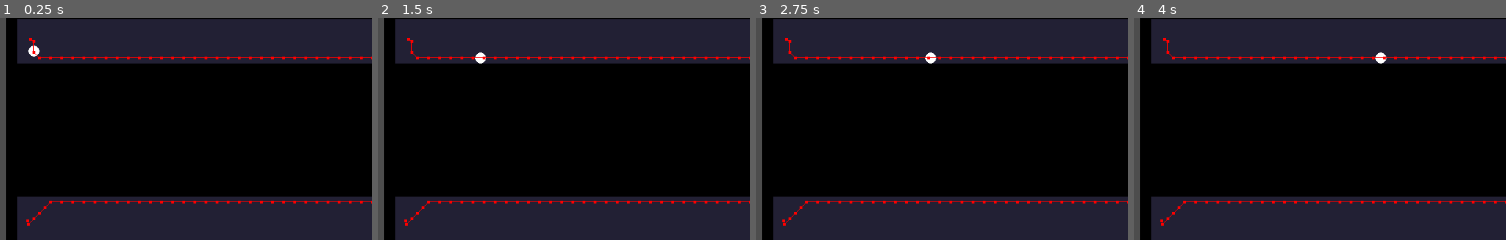
Above: before the commit, frames 1-4 (left to right).
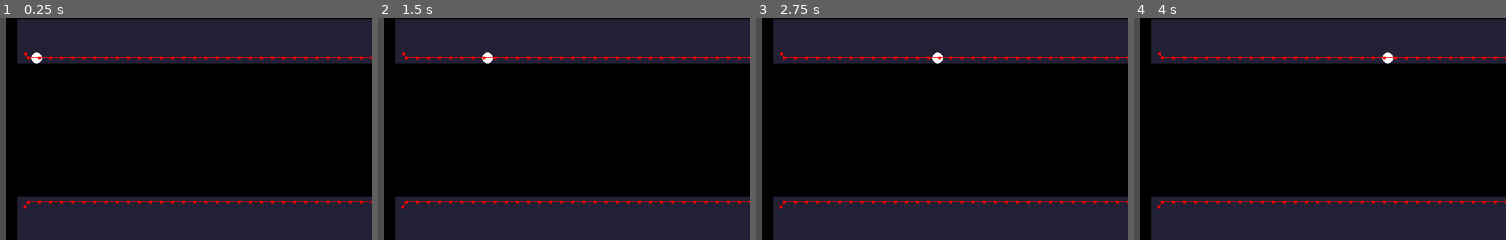
Above: after the commit, the same moments.

Repository: k1ng606/ProjectTd
Game: Godot game, scene res://scenes/level.tscn
Two runs of this game, one before a commit and one after it. Both use one fixed random seed, a clock stepped at 60 frames per second and the inputs below.
Inputs:
- Up to frame 1 (0.25 s): no input
- Up to frame 2 (1.5 s): no input
- Up to frame 3 (2.75 s): no input
- Up to frame 4 (4 s): no input
The pictures show only the part of the screen within x 0-50%, y 34-84%; the shares and areas given below are measured in that part.

The runs differ from the first frame. In frame 1, 0.4% of the frame differs, in the area x 6-14%, y 9-94%; in frame 2, 0.4%, in the area x 6-31%, y 9-94%; in frame 3, 0.4%; in frame 4, 0.4%.

Commit message:
adding enemy spawn mechanics(WIP)

Diff:
--- a/scenes/enemy.gd
+++ /dev/null
@@ -1,20 +0,0 @@
-extends CharacterBody2D
-
-@onready
-var targetPosition : Vector2 = $"../EnemyTarget".position
-
-@onready var navigationAgent := $NavigationAgent2D
-
-const speed := 5000
-
-func _ready() -> void:
-	navigationAgent.target_position = targetPosition
-
-
-func _physics_process(_delta: float) -> void:
-	await get_tree().physics_frame
-	var direction = to_local(navigationAgent.get_next_path_position()).normalized()
-
-	velocity = direction * speed * _delta
-
-	move_and_slide()
--- /dev/null
+++ b/scenes/enemy.tscn
@@ -0,0 +1,25 @@
+[gd_scene load_steps=4 format=3 uid="uid://yyns4ddkq5fk"]
+
+[ext_resource type="Script" path="res://scripts/enemy.gd" id="1_n462a"]
+[ext_resource type="Texture2D" uid="uid://c7pm7a83mxb4a" path="res://assets/ball.png" id="2_h2a1g"]
+
+[sub_resource type="CircleShape2D" id="CircleShape2D_telsl"]
+radius = 7.0
+
+[node name="Enemy" type="CharacterBody2D"]
+script = ExtResource("1_n462a")
+metadata/_edit_group_ = true
+
+[node name="Sprite2D" type="Sprite2D" parent="."]
+texture = ExtResource("2_h2a1g")
+
+[node name="CollisionShape2D" type="CollisionShape2D" parent="."]
+shape = SubResource("CircleShape2D_telsl")
+
+[node name="NavigationAgent2D" type="NavigationAgent2D" parent="."]
+path_desired_distance = 1.0
+path_max_distance = 20.0
+path_postprocessing = 1
+debug_enabled = true
+
+[connection signal="target_reached" from="NavigationAgent2D" to="." method="_on_navigation_agent_2d_target_reached"]
--- a/scenes/level.tscn
+++ b/scenes/level.tscn
@@ -1,9 +1,8 @@
-[gd_scene load_steps=9 format=3 uid="uid://c2ld3f6juix5a"]
+[gd_scene load_steps=7 format=3 uid="uid://c2ld3f6juix5a"]
 
 [ext_resource type="Texture2D" uid="uid://dhjh87q05q4ix" path="res://assets/tileSet2.png" id="1_cs6s2"]
+[ext_resource type="Script" path="res://scripts/level.gd" id="1_ntukm"]
 [ext_resource type="Script" path="res://scripts/TileMap.gd" id="2_0ecjd"]
-[ext_resource type="Texture2D" uid="uid://c7pm7a83mxb4a" path="res://assets/ball.png" id="3_ej7cf"]
-[ext_resource type="Script" path="res://scenes/enemy.gd" id="3_l0yw3"]
 
 [sub_resource type="NavigationPolygon" id="NavigationPolygon_d6qgb"]
 vertices = PackedVector2Array(-8, -8, 8, -8, 8, 8, -8, 8)
@@ -20,10 +19,8 @@
 navigation_layer_0/layers = 1
 sources/0 = SubResource("TileSetAtlasSource_xu1nd")
 
-[sub_resource type="CircleShape2D" id="CircleShape2D_telsl"]
-radius = 7.0
-
 [node name="Level" type="Node2D"]
+script = ExtResource("1_ntukm")
 
 [node name="TileMap" type="TileMap" parent="."]
 tile_set = SubResource("TileSet_r5hqc")
@@ -32,24 +29,7 @@
 script = ExtResource("2_0ecjd")
 
 [node name="EnemyTarget" type="Marker2D" parent="."]
-position = Vector2(63, 515)
+position = Vector2(59, 495)
 
 [node name="EnemySpawn" type="Marker2D" parent="."]
-position = Vector2(64, 252)
-
-[node name="Enemy" type="CharacterBody2D" parent="."]
-position = Vector2(67, 253)
-script = ExtResource("3_l0yw3")
-metadata/_edit_group_ = true
-
-[node name="Sprite2D" type="Sprite2D" parent="Enemy"]
-texture = ExtResource("3_ej7cf")
-
-[node name="CollisionShape2D" type="CollisionShape2D" parent="Enemy"]
-shape = SubResource("CircleShape2D_telsl")
-
-[node name="NavigationAgent2D" type="NavigationAgent2D" parent="Enemy"]
-path_desired_distance = 1.0
-path_max_distance = 20.0
-path_postprocessing = 1
-debug_enabled = true
+position = Vector2(60, 274)
--- /dev/null
+++ b/scripts/enemy.gd
@@ -0,0 +1,31 @@
+extends CharacterBody2D
+
+@onready var targetPosition : Vector2 = $"../EnemyTarget".position
+
+@onready var enemySpawnPosition : Vector2 = $"../EnemySpawn".position
+
+@onready var navigationAgent := $NavigationAgent2D
+
+const speed := 5000
+
+func _ready() -> void:
+	position = enemySpawnPosition
+	navigationAgent.target_position = targetPosition
+
+
+func _physics_process(_delta: float) -> void:
+	await get_tree().physics_frame
+	var direction := to_local(navigationAgent.get_next_path_position()).normalized()
+
+	velocity = direction * speed * _delta
+
+	move_and_slide()
+
+	#if (position == targetPosition):
+
+
+
+
+
+func _on_navigation_agent_2d_target_reached():
+	self.queue_free()
--- /dev/null
+++ b/scripts/level.gd
@@ -0,0 +1,11 @@
+extends Node2D
+
+@onready var enemy:PackedScene = preload("res://scenes/enemy.tscn")
+
+
+func SpawnEnemies() -> void:
+	for i in 1:
+		add_child(enemy.instantiate())
+
+func _ready()-> void:
+	SpawnEnemies()
